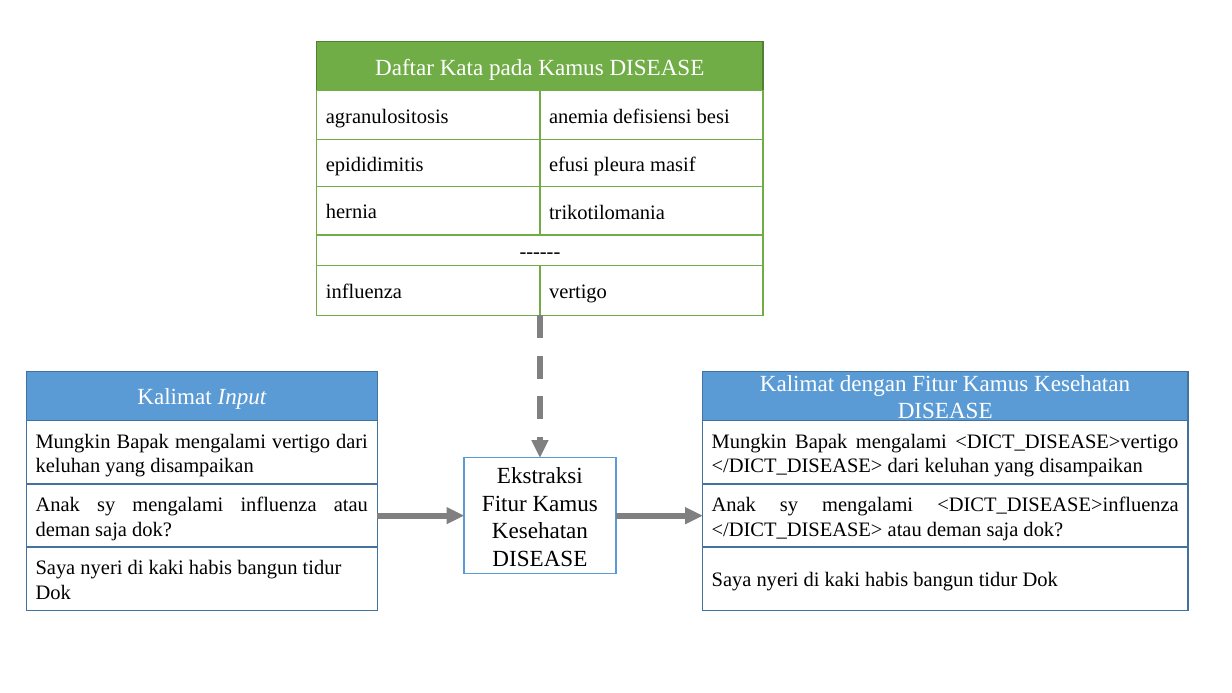
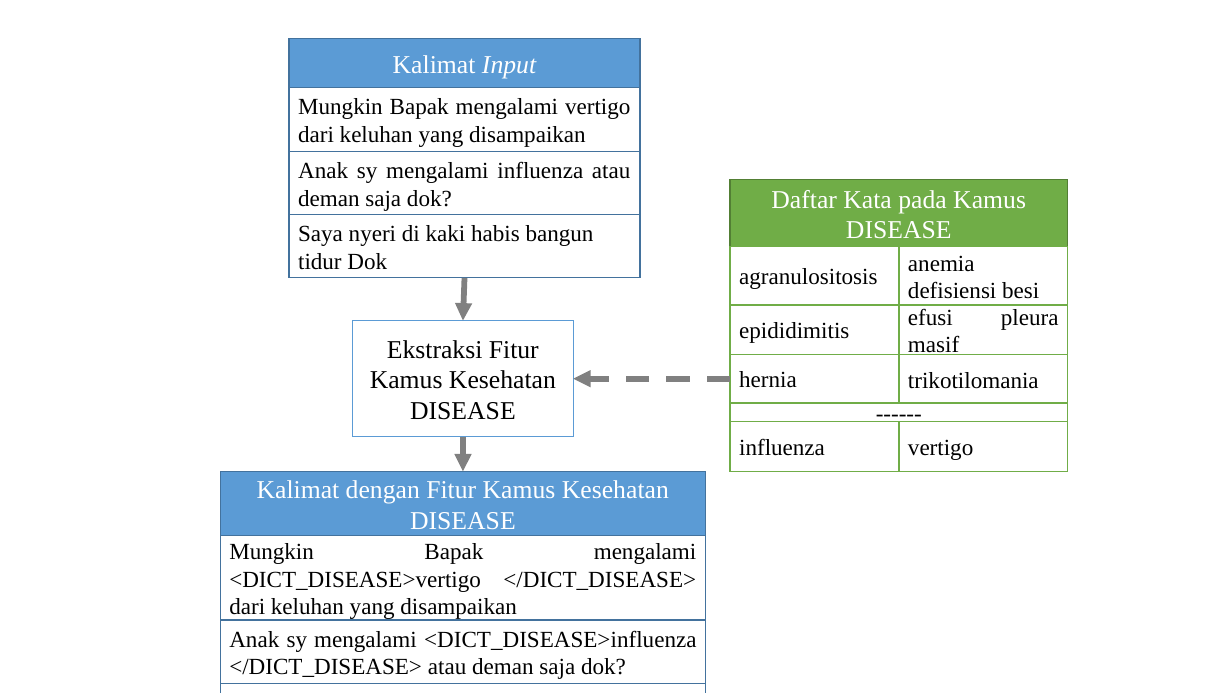
Before and after one commit to valdirachman/srl-doc, a slide deck: slide 8 of images/MER for QA.pptx. Drawn at 1232x693 pixels with LibreOffice and Linux fonts; fonts in the diff are those of the drawing. Boxes give left, top, right and bottom in pixels: in the first picture for what was removed or moved away, otherwise in the second. Text is boxed around its words. In the diff, an @@ line names an element or a change of style, - is before the commit and + after.

```diff
--- a/images/MER for QA.pptx
+++ b/images/MER for QA.pptx
@@ rectangle "Anak sy mengalami influenza atau ...": place and size @@
-rectangle "Anak sy mengalami influenza atau ..." at box(27, 484, 378, 548)
+rectangle "Anak sy mengalami influenza atau ..." at box(289, 152, 640, 215)
@@ rectangle "Daftar Kata pada Kamus DISEASE": place and size @@
-rectangle "Daftar Kata pada Kamus DISEASE" at box(317, 42, 763, 91)
+rectangle "Daftar Kata pada Kamus DISEASE" at box(730, 179, 1067, 247)
@@ 3 rectangles: place and size @@
-3 rectangles at box(27, 372, 378, 611)
+3 rectangles at box(289, 39, 640, 278)
@@ rectangle "agranulositosis": place and size @@
-rectangle "agranulositosis" at box(317, 91, 540, 140)
+rectangle "agranulositosis" at box(730, 247, 899, 305)
@@ rectangle "anemia defisiensi besi": place and size @@
-rectangle "anemia defisiensi besi" at box(540, 91, 762, 140)
+rectangle "anemia defisiensi besi" at box(899, 247, 1068, 305)
@@ arrow moved from (377, 516) - (464, 516) to (465, 278) - (463, 321) @@
@@ size 18 to 20 pt in 4 elements at box(730, 179, 1067, 247), box(289, 39, 640, 88), box(220, 471, 705, 536), box(353, 321, 574, 437) @@
@@ rectangle "Ekstraksi Fitur Kamus Kesehatan DISEASE": place and size @@
-rectangle "Ekstraksi Fitur Kamus Kesehatan DISEASE" at box(464, 457, 616, 574)
+rectangle "Ekstraksi Fitur Kamus Kesehatan DISEASE" at box(353, 321, 574, 437)
@@ rectangle "epididimitis": place and size @@
-rectangle "epididimitis" at box(317, 140, 540, 187)
+rectangle "epididimitis" at box(730, 305, 899, 355)
@@ rectangle "efusi pleura masif": place and size @@
-rectangle "efusi pleura masif" at box(540, 140, 762, 187)
+rectangle "efusi pleura masif" at box(899, 305, 1068, 355)
@@ rectangle "hernia": place and size @@
-rectangle "hernia" at box(317, 187, 540, 235)
+rectangle "hernia" at box(730, 355, 899, 403)
@@ rectangle "trikotilomania": place and size @@
-rectangle "trikotilomania" at box(540, 187, 762, 235)
+rectangle "trikotilomania" at box(899, 355, 1068, 403)
@@ arrow moved from (540, 315) - (540, 457) to (730, 379) - (573, 379) @@
@@ size 16 to 18 pt in 15 elements at box(730, 247, 899, 305), box(730, 305, 899, 355), box(730, 355, 899, 403), box(899, 247, 1068, 305), box(899, 305, 1068, 355), box(899, 355, 1068, 403), box(730, 421, 899, 471), box(899, 421, 1068, 471), box(289, 88, 640, 152), box(289, 152, 640, 215), box(289, 214, 640, 278), box(220, 536, 705, 620), box(220, 620, 705, 684), box(220, 684, 705, 693), box(730, 403, 1067, 421) @@
@@ rectangle "------": place and size @@
-rectangle "------" at box(317, 235, 763, 265)
+rectangle "------" at box(730, 403, 1067, 421)
@@ arrow moved from (616, 516) - (702, 516) to (463, 437) - (463, 471) @@
@@ rectangle "influenza": place and size @@
-rectangle "influenza" at box(317, 265, 540, 315)
+rectangle "influenza" at box(730, 421, 899, 471)
@@ rectangle "vertigo": place and size @@
-rectangle "vertigo" at box(540, 266, 762, 316)
+rectangle "vertigo" at box(899, 421, 1068, 471)
@@ rectangle "Kalimat dengan Fitur Kamus Kesehatan ...": place and size @@
-rectangle "Kalimat dengan Fitur Kamus Kesehatan ..." at box(702, 372, 1188, 421)
+rectangle "Kalimat dengan Fitur Kamus Kesehatan ..." at box(220, 471, 705, 536)
@@ rectangle "Mungkin Bapak mengalami <DICT_DISEASE>vertigo </DICT_DISEASE ...": place and size @@
-rectangle "Mungkin Bapak mengalami <DICT_DISEASE>vertigo </DICT_DISEASE ..." at box(702, 421, 1188, 484)
+rectangle "Mungkin Bapak mengalami <DICT_DISEASE>vertigo </DICT_DISEASE ..." at box(220, 536, 705, 620)
@@ rectangle "Anak sy mengalami <DICT_DISEASE>influenza </DICT_DISEASE> ...": place and size @@
-rectangle "Anak sy mengalami <DICT_DISEASE>influenza </DICT_DISEASE> ..." at box(702, 484, 1188, 548)
+rectangle "Anak sy mengalami <DICT_DISEASE>influenza </DICT_DISEASE> ..." at box(220, 620, 705, 684)
@@ rectangle "Saya nyeri di kaki habis ...": place and size @@
-rectangle "Saya nyeri di kaki habis ..." at box(702, 547, 1188, 611)
+rectangle "Saya nyeri di kaki habis ..." at box(220, 684, 705, 693)
```
Also in this commit, not shown: 9 other slides changed, 2 slides added, 48 other files.
